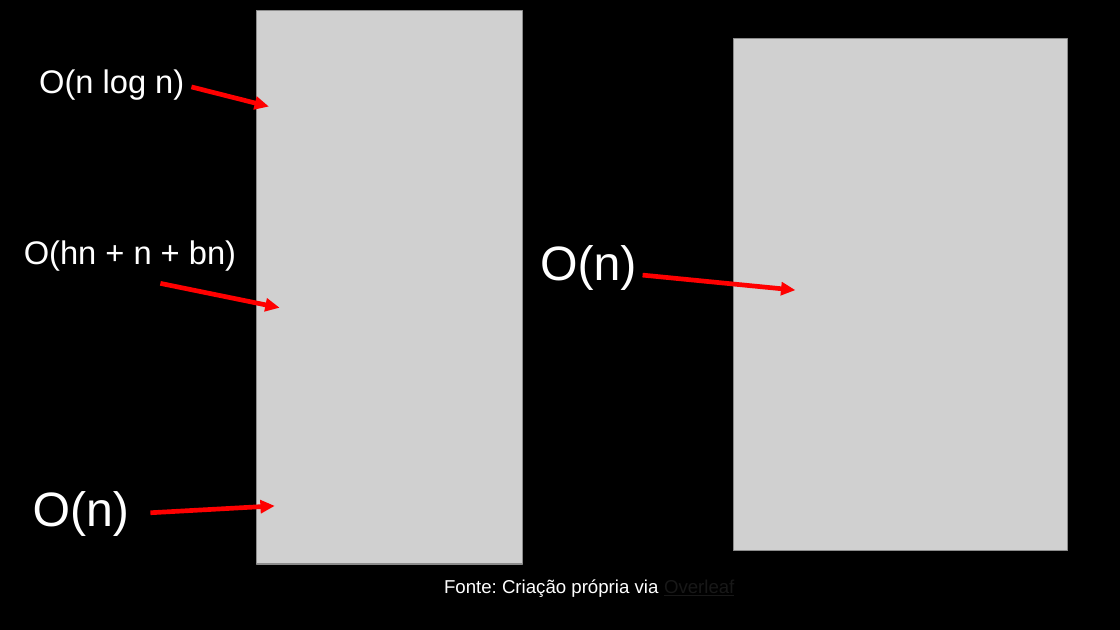
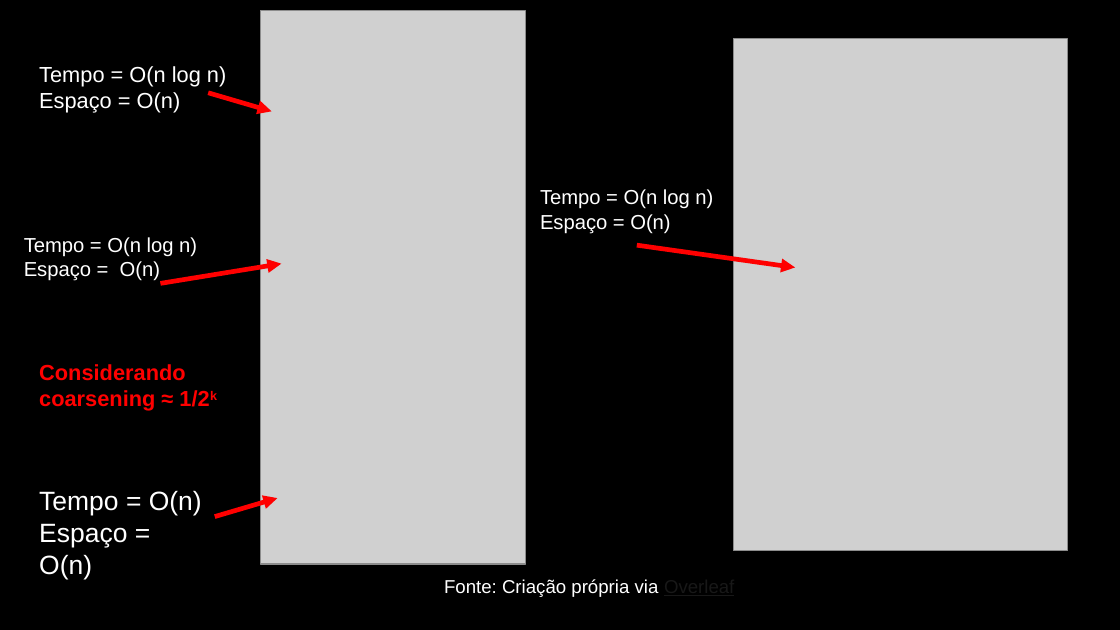
Before and after one commit to Dpbm/mestrado-aulas, a slide deck: slide 34 of algoritmos/projeto-seminario/Seminário.pptx. Drawn at 1120x630 pixels with LibreOffice and Linux fonts; fonts in the diff are those of the drawing; grey boxes stand for pictures. Boxes give left, top, right and bottom in pixels: in the first picture for what was removed or moved away, otherwise in the second. Text is boxed around its words. In the diff, an @@ line names an element or a change of style, - is before the commit and + after.

```diff
--- a/algoritmos/projeto-seminario/Seminário.pptx
+++ b/algoritmos/projeto-seminario/Seminário.pptx
@@ picture moved from (x1=256, y1=11, x2=522, y2=564) to (x1=260, y1=11, x2=525, y2=564) @@
@@ text at (x1=39, y1=66, x2=226, y2=113): text changed; size 21 to 14 pt @@
-O(n log n)
+Tempo = O(n log n)
+Espaço = O(n)
@@ arrow moved from (192, 87) - (269, 106) to (208, 93) - (271, 111) @@
@@ text at (x1=540, y1=189, x2=713, y2=234): text changed; size 31 to 13 pt @@
-O(n)
+Tempo = O(n log n)
+Espaço = O(n)
@@ text at (x1=24, y1=237, x2=197, y2=281): text changed; size 21 to 13 pt @@
-O(hn + n + bn)
+Tempo = O(n log n)
+Espaço = O(n)
@@ arrow moved from (160, 283) - (279, 308) to (160, 283) - (281, 263) @@
@@ arrow moved from (643, 276) - (795, 290) to (637, 245) - (795, 268) @@
@@ text added at (x1=39, y1=364, x2=209, y2=411), 14 pt, text #FF0000, bold @@
+Considerando coarsening ≈ 1/2k
@@ text at (x1=39, y1=490, x2=202, y2=579): text changed; size 31 to 17 pt @@
-O(n)
+Tempo = O(n)
+Espaço = O(n)
@@ arrow moved from (150, 513) - (274, 506) to (215, 516) - (278, 498) @@
```
Also in this commit, not shown: 12 other slides changed, 2 other files.
